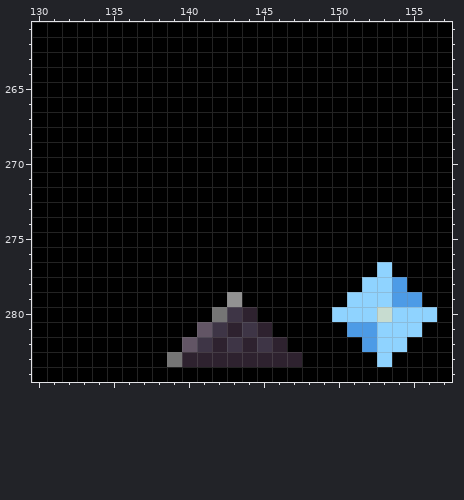
Two states of a pixel-art file, assets/doodles.ase. The picture above was drawn from the file before the commit.
589x574 pixels, 1 frame. Colours within 5 levels of each other are drawn and written as one. Shown: x 130..157, y 261..284.
New version:
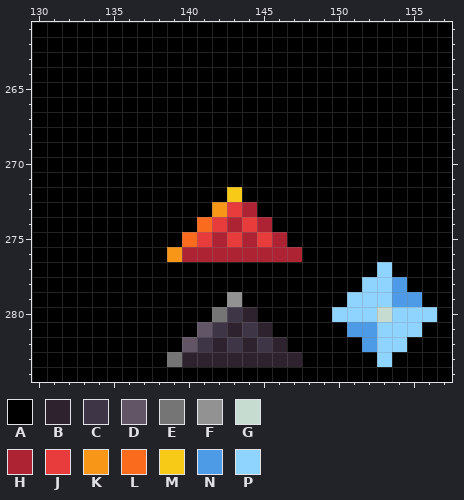
Palette (. is transparent): A #000000  B #2e222f  C #3e3546  D #625565  E #757575  F #929292  G #c7dcd0  H #ae2334  J #e83b3b  K #f79617  L #fb6b1d  M #f7ca17  N #4d9be6  P #8fd3ff
Difference:
{"where": "layer \"Layer\""}
{"y":272,"x":143,"old":"A","new":"M"}
{"y":273,"x":142,"old":"AAA","new":"KJH"}
{"y":274,"x":141,"old":"AAAAA","new":"LJHJH"}
{"y":275,"x":140,"old":"AAAAAAA","new":"LJHJHJH"}
{"y":276,"x":139,"old":"AAAAAAAAA","new":"KHHHHHHHH"}
